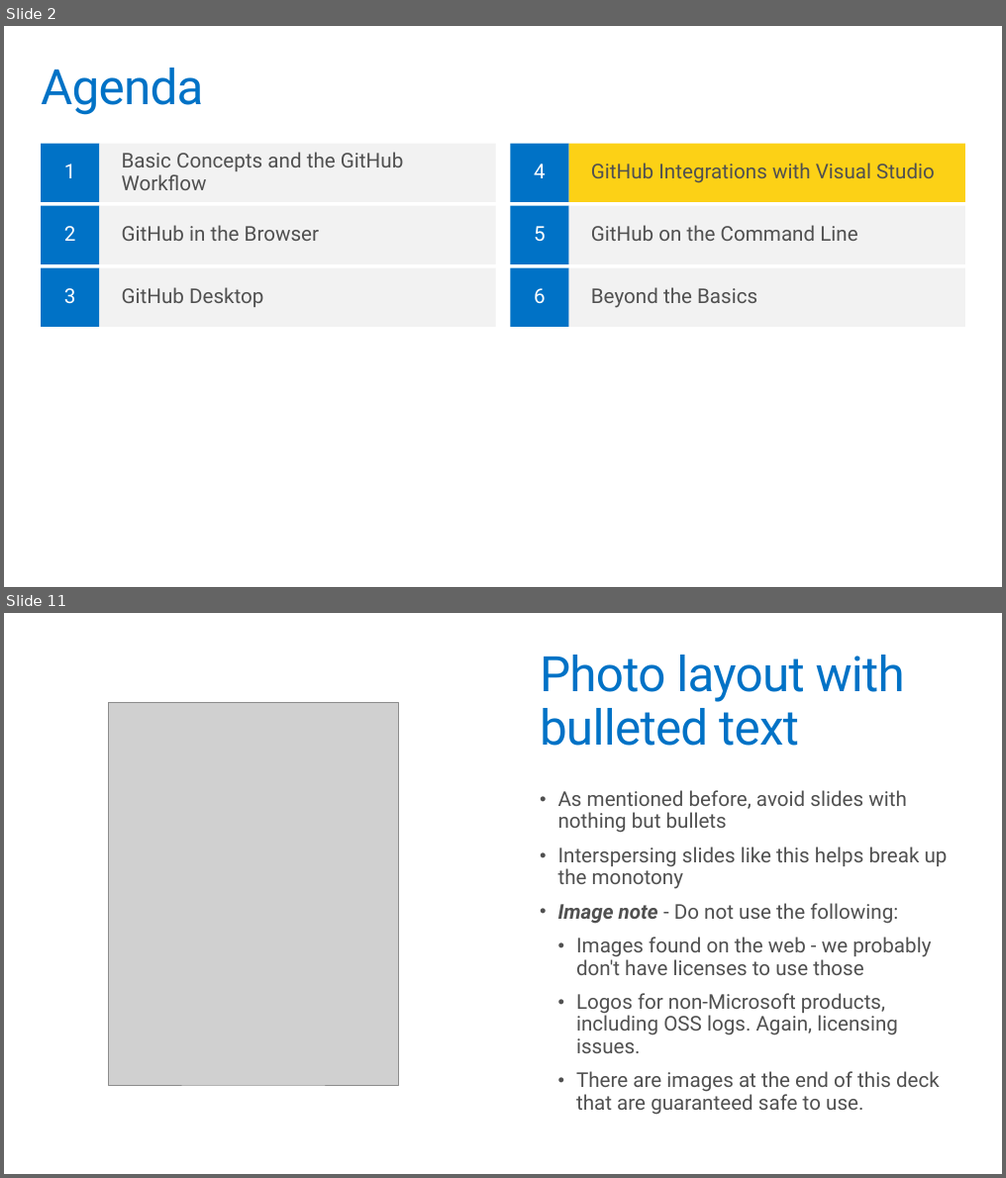
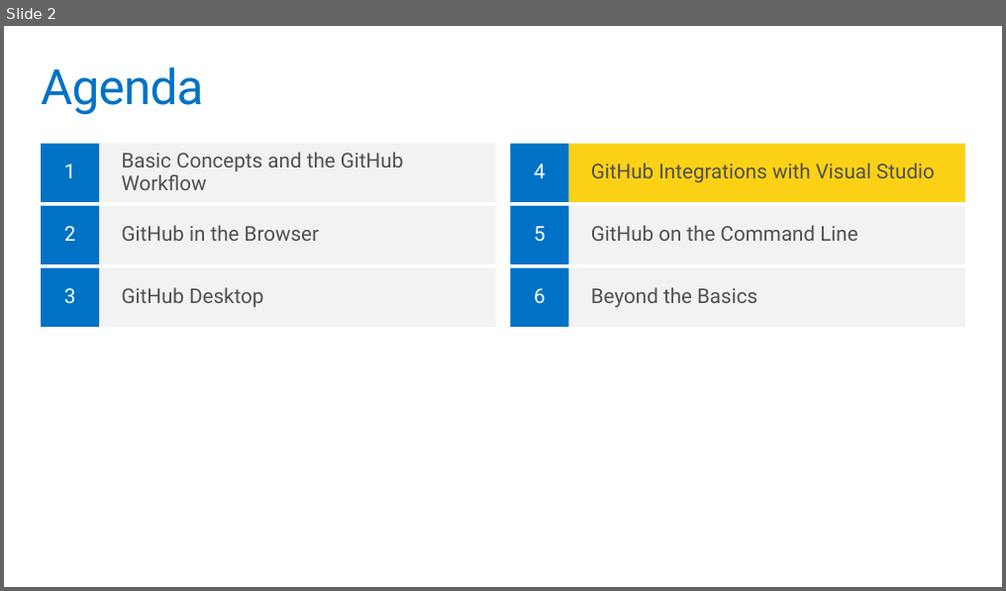
Before and after one commit to codefoster/gh-ms-mva, a slide deck: slides/m4.pptx. Shown one above the other, each under a label of ours: slides 2 and 11 before the commit, slide 2 after it; the slides between them are not shown. The pictures are 1006x1178 and 1006x591 pixels, drawn with LibreOffice and Linux fonts; fonts in the diff are those of the drawing; grey boxes stand for pictures; background and template pictures are left out. Boxes give left, top, right and bottom in pixels: in the first picture for what was removed or moved away, otherwise in the second. Text is boxed around its words. In the diff, an @@ line names an element or a change of style, - is before the commit and + after.

```diff
--- a/slides/m4.pptx
+++ b/slides/m4.pptx
@@ slide 11 removed at box(4, 613, 1002, 1174), background #FFFFFF @@
@@ title removed at box(540, 655, 905, 746) @@
-Photo layout with bulleted text
@@ picture removed at box(109, 702, 399, 1085) @@
@@ text removed at box(558, 790, 947, 1115) @@
-• As mentioned before, avoid slides with nothing but bullets
-• Interspersing slides like this helps break up the monotony
-• Image note - Do not use the following:
-  • Images found on the web - we probably don't have licenses to use those
-  • Logos for non-Microsoft products, including OSS logs. Again, licensing issues.
-  • There are images at the end of this deck that are guaranteed safe to use.
```
Also in this commit, not shown: 6 slides changed, 19 other slides removed, 2 other files.
